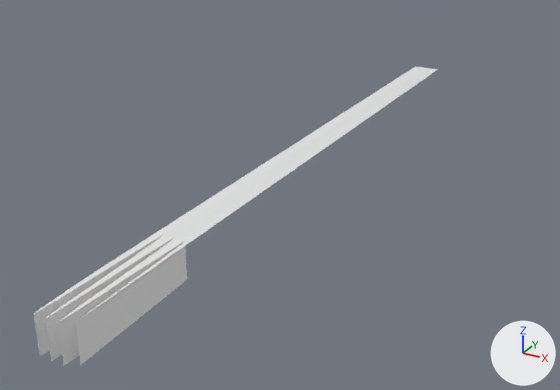
The OBJ model models/water/water.obj as it was, and as the next commit left it.
Both versions are drawn from a camera (50 mm lens) standing at (10.5, -11.0, 9.2) and looking at (-1.8, 11.5, -2.0). The axes (+X, +Y, +Z) are drawn at lower right. The lights are the same throughout. Where no turn or scale is listed for an object, it has been applied to the vertices.

The first picture shows 'water'.
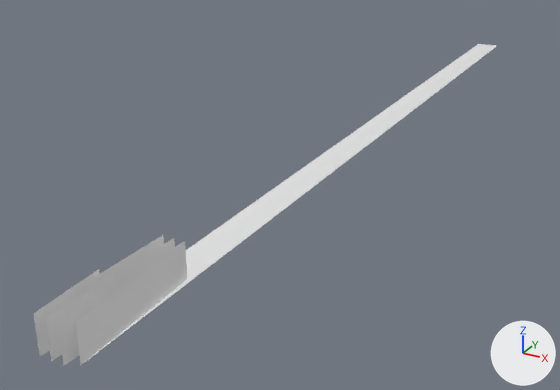
Location of each change, [x1, y1, x2, y2] in pixels of the pictures (560 x 390 px; the box of a moved part takes in the faces that stretch with it):
```json
{"object": "water", "change": "reshaped", "before": [34, 66, 438, 365], "after": [34, 44, 496, 365], "on screen": "14% wider, 7% taller"}
{"part": 1, "of": "me_water", "change": "moved or reshaped", "before": [35, 66, 438, 322], "after": [84, 44, 496, 363]}
```

The change, as JSON lines over the scene's bpy script:
```json
{"block": "me_water", "where": "me_water.from_pydata(...)  # 10302 vertices, 20200 faces; spans x 0.0..1.0, y -2.0..20.0, z 0.0..1.0"}
{"block": "me_water", "where": "# used by ob_water; location = (0.0, 0.0, 0.0)"}
{"block": "me_water", "change": "me_water part 1: all 101 vertices in x 0.0..1.0, y 20.0, z 1.0 are moved by (0.0, 10.0, -1.0)"}
```
